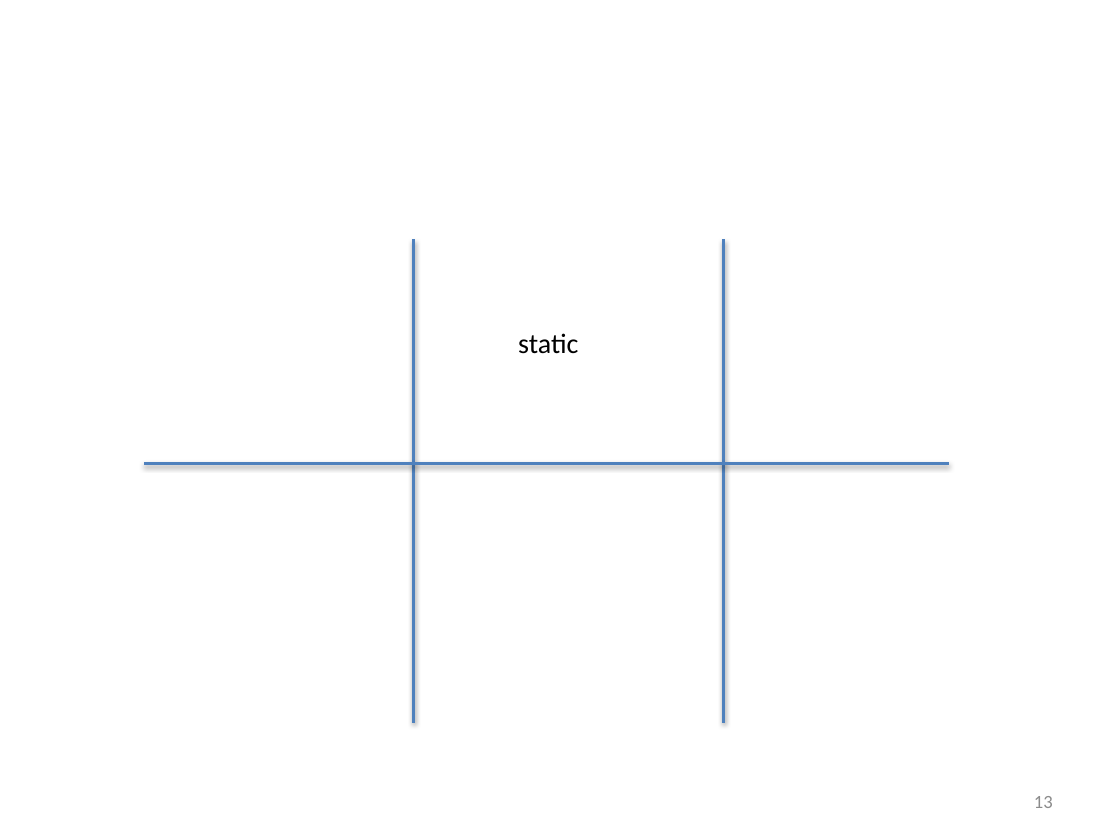
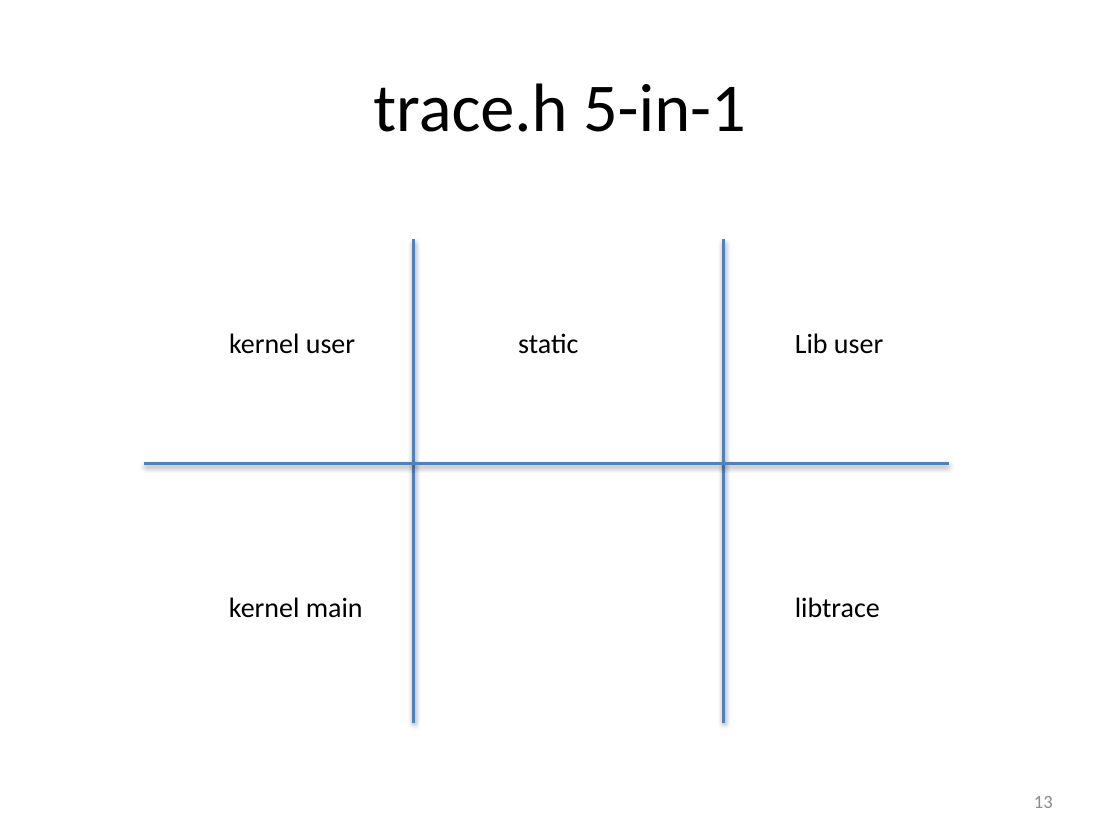
Before and after one commit to art-daq/trace, a slide deck: slide 13 of trace/doc/trace.pptx. Drawn at 1120x840 pixels with LibreOffice and Linux fonts; fonts in the diff are those of the drawing. Boxes give left, top, right and bottom in pixels: in the first picture for what was removed or moved away, otherwise in the second. Text is boxed around its words. In the diff, an @@ line names an element or a change of style, - is before the commit and + after.

Commit message:
doc

```diff
--- a/trace/doc/trace.pptx
+++ b/trace/doc/trace.pptx
@@ title added at (373,83,746,132), 44 pt, text #000000 @@
+trace.h 5-in-1
@@ text added at (229,333,355,354), 18 pt, text #000000 @@
+kernel user
@@ text added at (795,333,883,354), 18 pt, text #000000 @@
+Lib user
@@ text added at (229,597,363,618), 18 pt, text #000000 @@
+kernel main
@@ text added at (795,597,880,618), 18 pt, text #000000 @@
+libtrace
```
